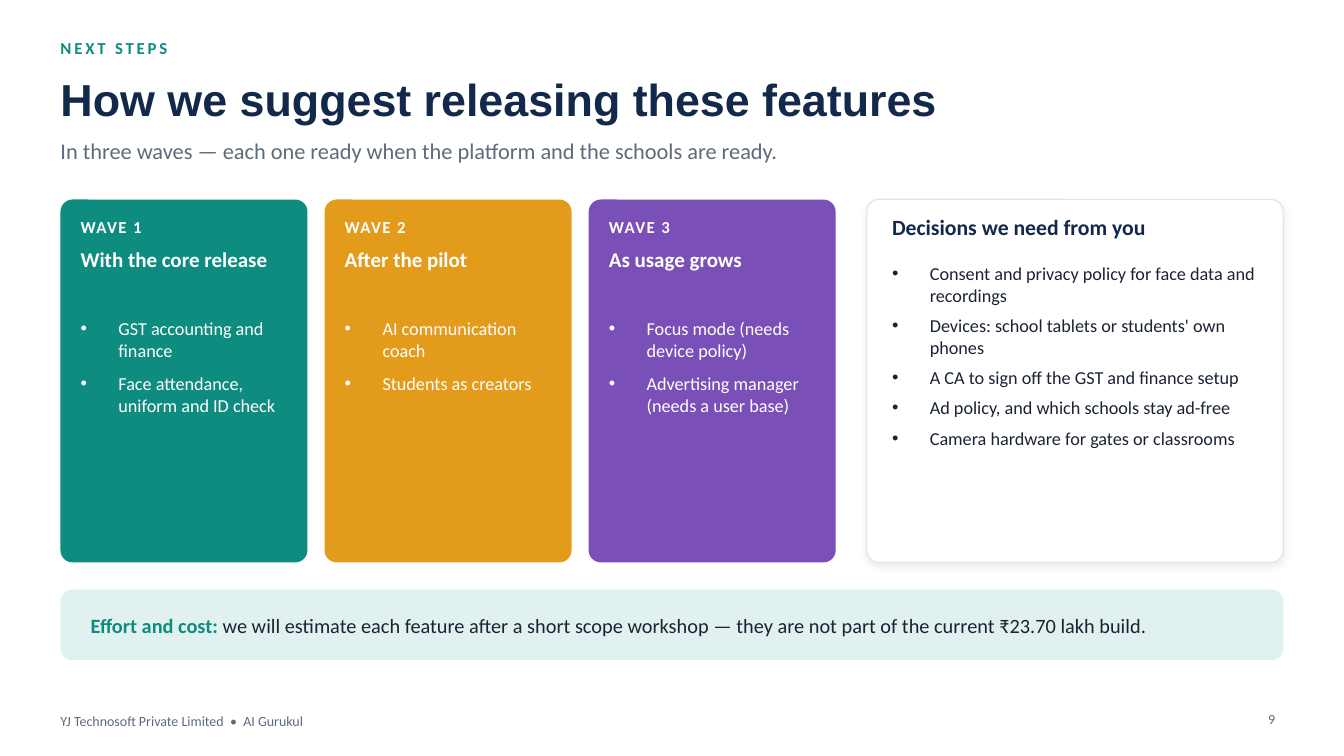
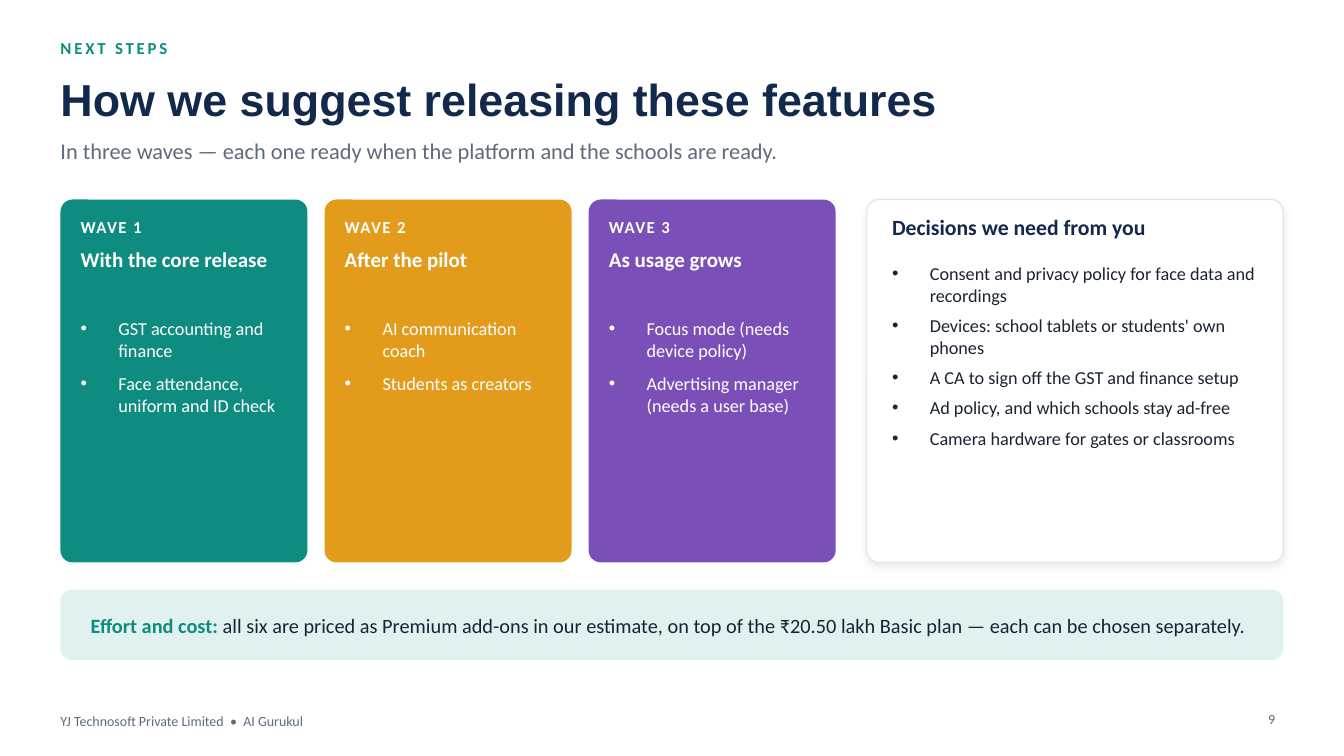
Before and after one commit to yatindradhurwe/yjtechnosoft, a slide deck: slide 9 of AI_Gurukul_Advanced_Features.pptx. Drawn at 1344x756 pixels with LibreOffice and Linux fonts; fonts in the diff are those of the drawing. Boxes give left, top, right and bottom in pixels: in the first picture for what was removed or moved away, otherwise in the second. Text is boxed around its words. In the diff, an @@ line names an element or a change of style, - is before the commit and + after.

```diff
--- a/AI_Gurukul_Advanced_Features.pptx
+++ b/AI_Gurukul_Advanced_Features.pptx
@@ text at (x1=91, y1=618, x2=1245, y2=637): text changed @@
-Effort and cost: we will estimate each feature after a short scope workshop — they are not part of the current ₹23.70 lakh build.
+Effort and cost: all six are priced as Premium add-ons in our estimate, on top of the ₹20.50 lakh Basic plan — each can be chosen separately.
```
Also in this commit, not shown: 2 other files.
